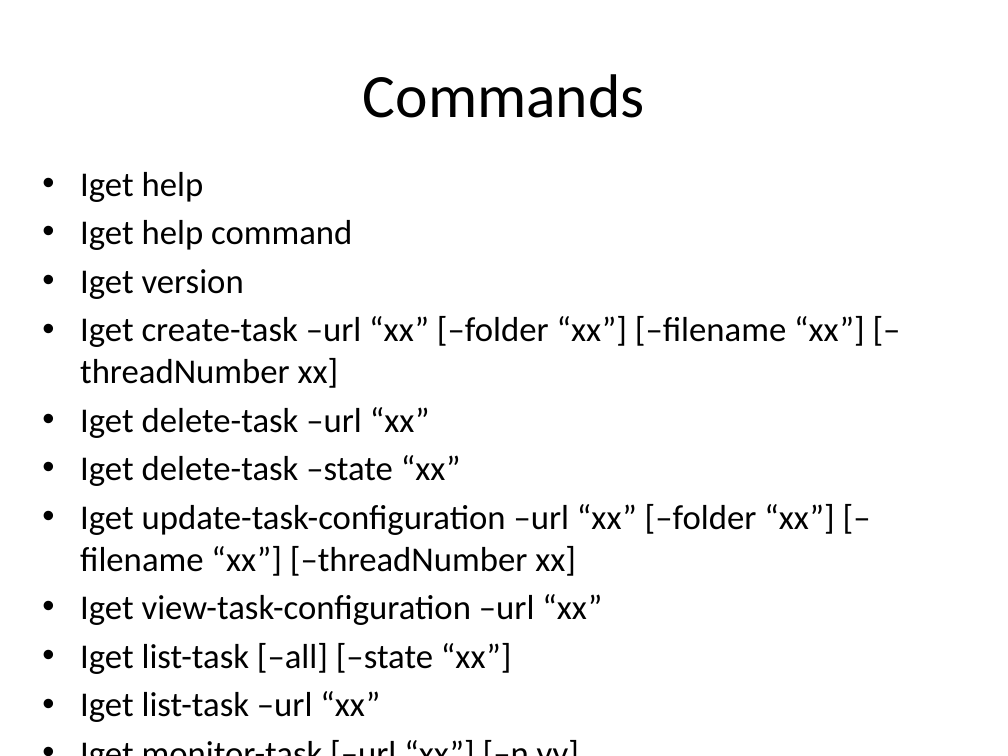
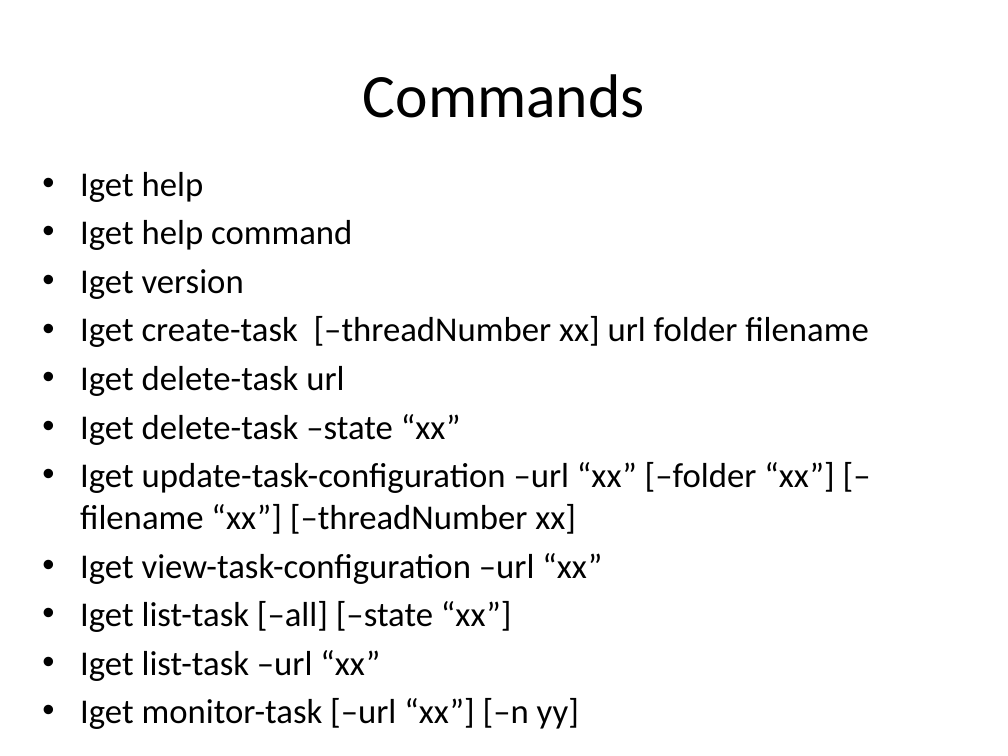
Before and after one commit to TracyLu/JavaStudyProjects, a slide deck: slide 3 of doc/DownloadMetadata.pptx. Drawn at 1008x756 pixels with LibreOffice and Linux fonts; fonts in the diff are those of the drawing. Boxes give left, top, right and bottom in pixels: in the first picture for what was removed or moved away, otherwise in the second. Text is boxed around its words. In the diff, an @@ line names an element or a change of style, - is before the commit and + after.

Commit message:
Added service hub and command annotation

```diff
--- a/doc/DownloadMetadata.pptx
+++ b/doc/DownloadMetadata.pptx
@@ text at <box>80,316,869,396</box>: text changed @@
-• Iget create-task –url “xx” [–folder “xx”] [–filename “xx”] [–threadNumber xx]
-• Iget delete-task –url “xx”
+• Iget create-task [–threadNumber xx] url folder filename
+• Iget delete-task url
```
Also in this commit, not shown: 16 other files.
